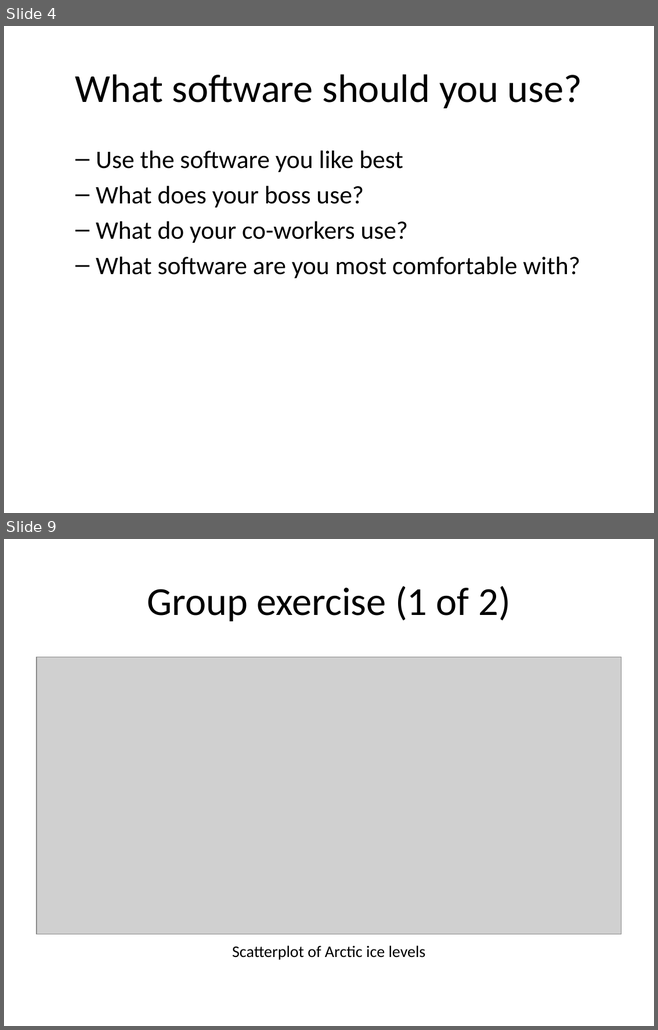
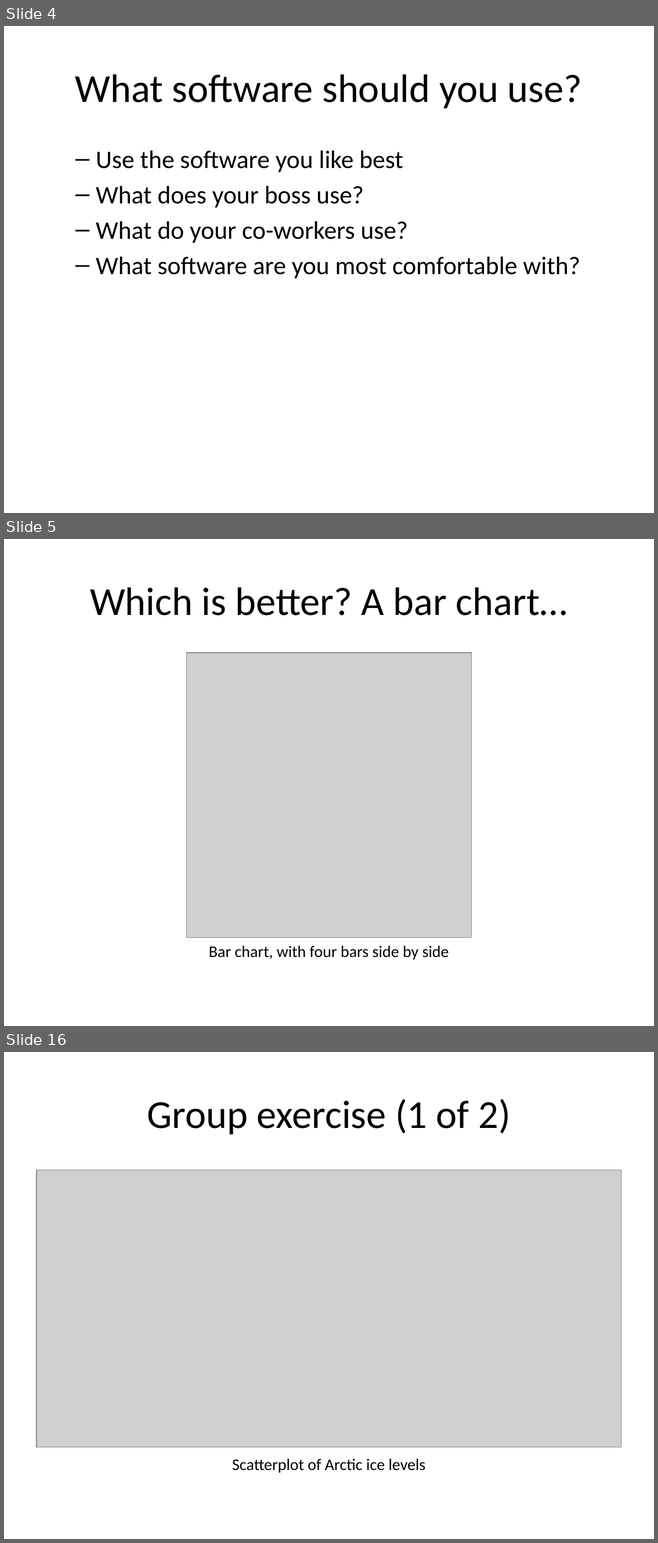
Before and after one commit to pmean/data-visualization, a slide deck: data-viz-01/src/v01-main-scatterplots.pptx. Shown one above the other, each under a label of ours: slides 4 and 9 before the commit, slides 4, 5 and 16 after it; the slides between them are not shown. The pictures are 658x1030 and 658x1543 pixels, drawn with LibreOffice and Linux fonts; fonts in the diff are those of the drawing; grey boxes stand for pictures. Boxes give left, top, right and bottom in pixels: in the first picture for what was removed or moved away, otherwise in the second. Text is boxed around its words. In the diff, an @@ line names an element or a change of style, - is before the commit and + after.

```diff
--- a/data-viz-01/src/v01-main-scatterplots.pptx
+++ b/data-viz-01/src/v01-main-scatterplots.pptx
@@ slide 5 added at (x1=4, y1=539, x2=654, y2=1026), background #FFFFFF @@
@@ title added at (x1=90, y1=587, x2=567, y2=616), 44 pt, text #000000 @@
+Which is better? A bar chart…
@@ picture added at (x1=187, y1=653, x2=471, y2=938) @@
@@ text added at (x1=209, y1=946, x2=449, y2=960), 18 pt, text #000000 @@
+Bar chart, with four bars side by side
@@ what was slide 9 is now slide 16 @@
```
Also in this commit, not shown: 10 other slides added, 4 slides removed, 5 other files.
